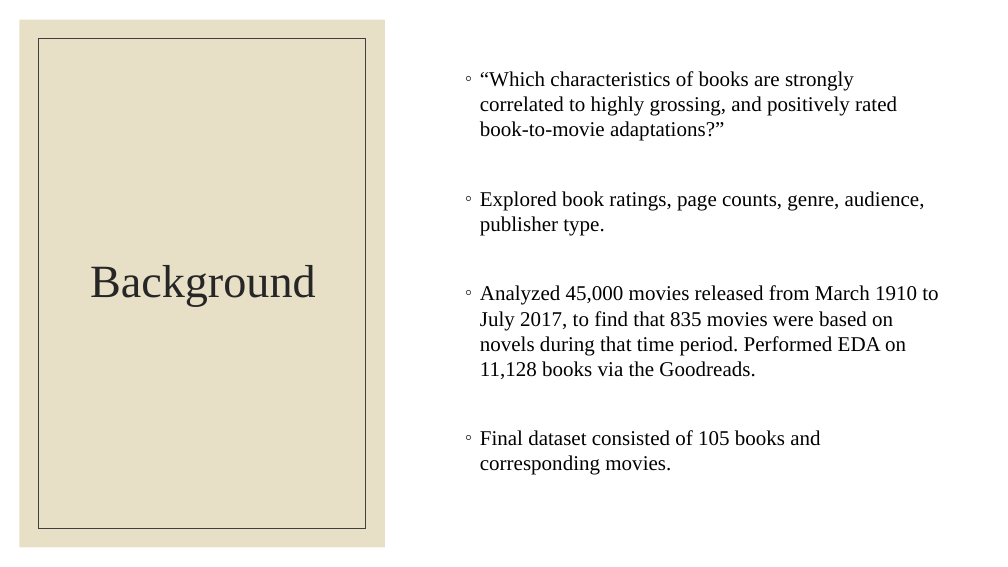
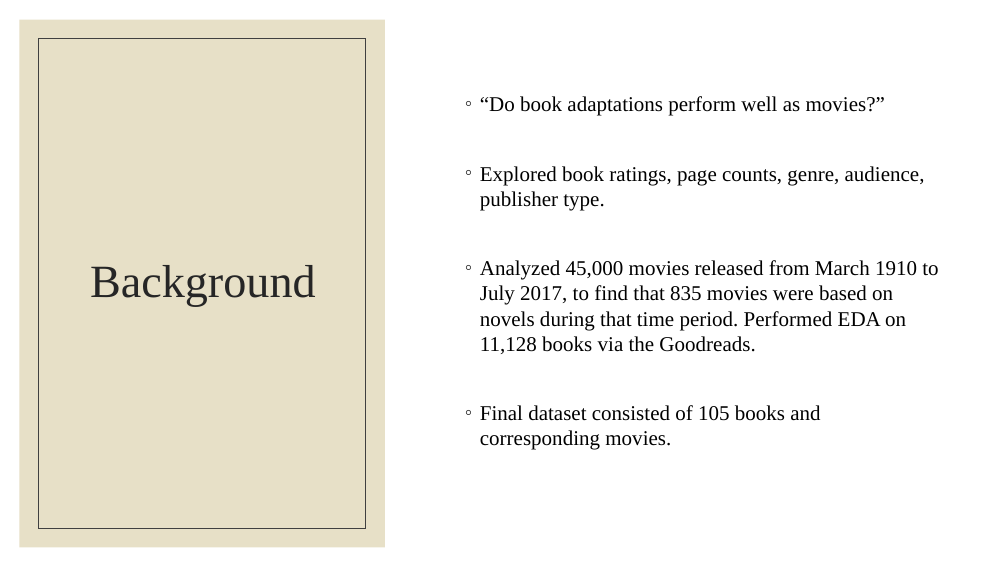
Before and after one commit to laurenemilyto/film_adapatation_success, a slide deck: slide 3 of Steg_pres.pptx. Drawn at 1008x567 pixels with LibreOffice and Linux fonts; fonts in the diff are those of the drawing. Boxes give left, top, right and bottom in pixels: in the first picture for what was removed or moved away, otherwise in the second. Text is boxed around its words. In the diff, an @@ line names an element or a change of style, - is before the commit and + after.

```diff
--- a/Steg_pres.pptx
+++ b/Steg_pres.pptx
@@ text at (480,96,885,116): text changed @@
-◦ “Which characteristics of books are strongly correlated to highly grossing, and positively rated book-to-movie adaptations?”
+◦ “Do book adaptations perform well as movies?”
```
Also in this commit, not shown: 5 other slides changed, 7 slides added, 6 slides removed, 1 other file.
